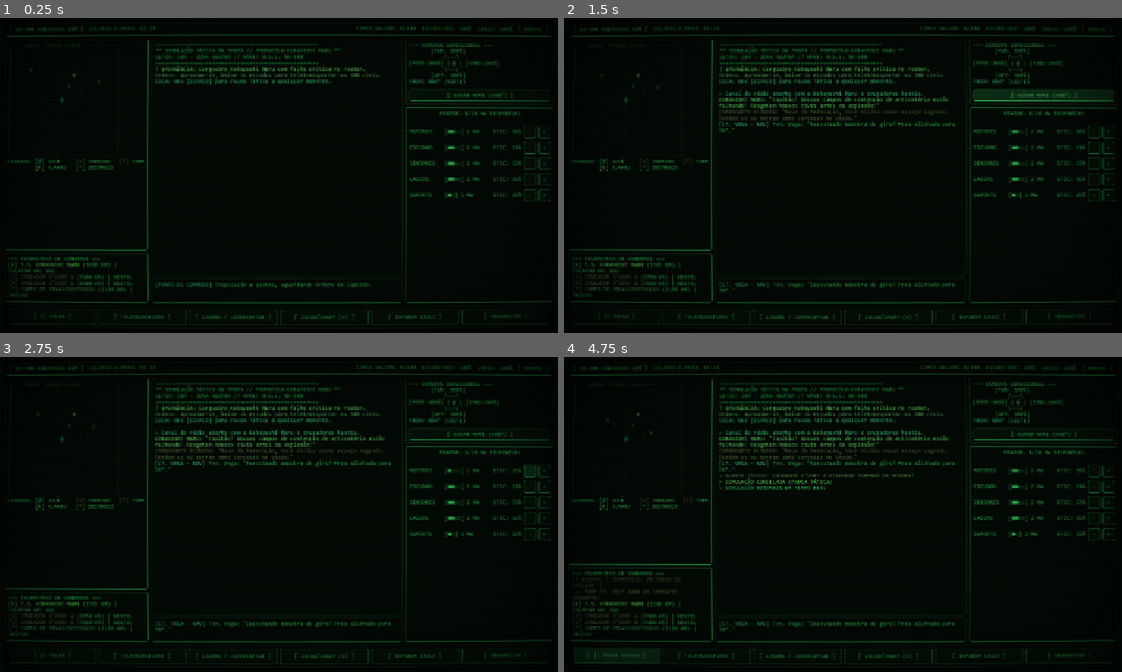
Above: before the commit, frames 1-4 (two rows, left to right).
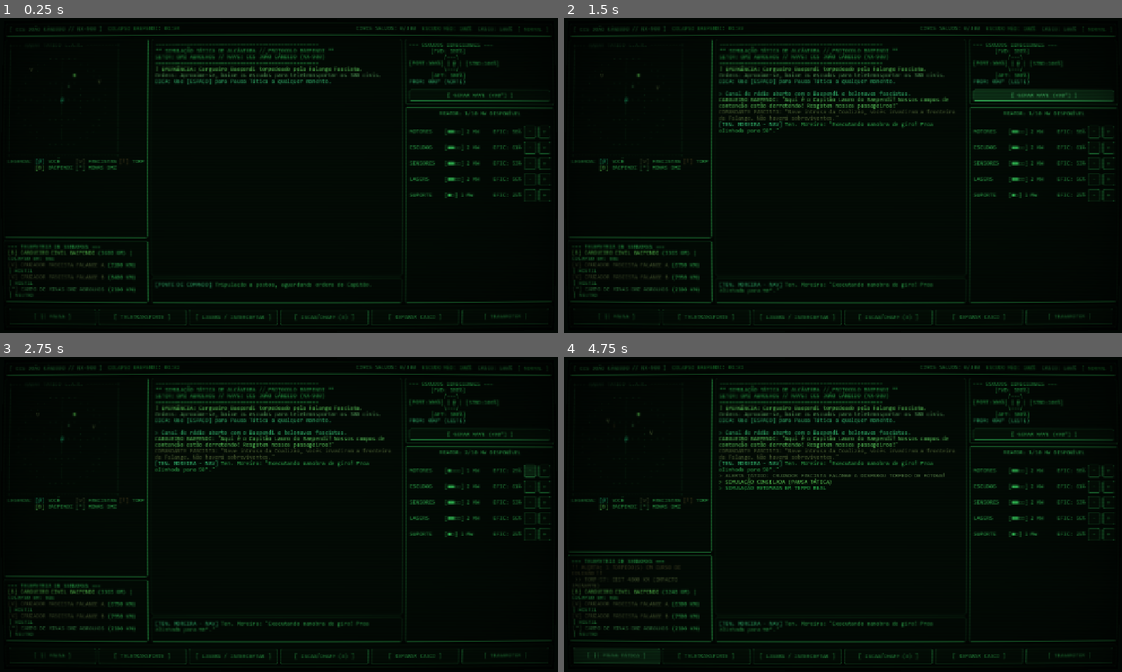
Above: after the commit, the same moments.

Repository: lucasfpastre/scifigame
Game: Godot game, scene res://scenes/main_console.tscn
The game is run twice, just before and just after one commit, with the same random seed, the same clock (stepped at 60 frames per second) and the same inputs.
Inputs:
- Up to frame 1 (0.25 s): no input
- Up to frame 2 (1.5 s): click "[ TRANSMITIR ]" at 0.5 s; click "[ GIRAR NAVE (+90°) ]" at 1.25 s
- Up to frame 3 (2.75 s): click "-" at 2 s
- Up to frame 4 (4.75 s): click "+" at 2.75 s; click "[ || PAUSA ]" at 3.5 s; click "[ ▶ RETOMAR TEMPO ]" at 4.25 s

The runs differ from the first frame. In frame 1, 1.5% of the frame differs, in the area x 1-66%, y 2-89%; in frame 2, 2.8%; in frame 3, 2.8%; in frame 4, 3.1%, in the area x 0-70%, y 2-89%.

Commit message:
feat: transição para lore brasileira original - Protocolo Alcântara, CCS João Cândido (Almirante Negro), Baependi e Falange Fascista

Diff:
--- a/scenes/main_console.tscn
+++ b/scenes/main_console.tscn
@@ -59,13 +59,13 @@
 
 [node name="LblShip" type="Label" parent="Margin/Layout/HeaderPanel/HBox"]
 layout_mode = 2
-text = "[ NX-900 KOBAYASHI SIM ]"
+text = "[ CCS JOÃO CÂNDIDO // NX-900 ]"
 
 [node name="LblCollapseTimer" type="Label" parent="Margin/Layout/HeaderPanel/HBox"]
 unique_name_in_owner = true
 layout_mode = 2
 size_flags_horizontal = 3
-text = "COLAPSO K.MARU: 01:35"
+text = "COLAPSO BAEPENDI: 01:35"
 
 [node name="LblRescued" type="Label" parent="Margin/Layout/HeaderPanel/HBox"]
 unique_name_in_owner = true
--- a/scripts/crew_member.gd
+++ b/scripts/crew_member.gd
@@ -18,16 +18,16 @@
 	match role:
 		Role.PILOT:
 			role_title = "PILOTO / NAVEGAÇÃO"
-			avatar_ascii = "[LT. VEGA - NAV]"
+			avatar_ascii = "[TEN. MOREIRA - NAV]"
 		Role.ENGINEER:
 			role_title = "ENGENHARIA-CHEFE"
-			avatar_ascii = "[CHIEF O'MALLEY]"
+			avatar_ascii = "[ENG. BARBOSA]"
 		Role.SCIENCE:
 			role_title = "CIÊNCIAS / SENSORES"
-			avatar_ascii = "[DRA. T'SERRA]"
+			avatar_ascii = "[DRA. DANDARA]"
 		Role.TACTICAL:
-			role_title = "TÁTICO / ARMAMENTO"
-			avatar_ascii = "[TEN. THORNE]"
+			role_title = "TÁTICO / DEFESA"
+			avatar_ascii = "[TEN. ARARIPE]"
 
 # Retorna a eficiência bônus baseada em confiança e estresse (0.7 a 1.5)
 func get_efficiency_factor() -> float:
--- a/scripts/main_console.gd
+++ b/scripts/main_console.gd
@@ -59,10 +59,10 @@
 	_connect_events()
 
 	_log("[color=#33ff66]====================================================[/color]")
-	_log("[color=#33ff66]** SIMULAÇÃO TÁTICA DA FROTA // PROTOCOLO KOBAYASHI MARU **[/color]")
-	_log("[color=#33ff66]SETOR: 104 - ZONA NEUTRA // NAVE: U.S.S. NX-900[/color]")
+	_log("[color=#33ff66]** SIMULAÇÃO TÁTICA DE ALCÂNTARA // PROTOCOLO BAEPENDI **[/color]")
+	_log("[color=#33ff66]SETOR: DMZ ABROLHOS // NAVE: CCS JOÃO CÂNDIDO (NX-900)[/color]")
 	_log("[color=#33ff66]====================================================[/color]")
-	_log("[color=#ffff66]! EMERGÊNCIA: Cargueiro Kobayashi Maru com falha crítica no reator.[/color]")
+	_log("[color=#ffff66]! EMERGÊNCIA: Cargueiro Baependi torpedeado pela Falange Fascista.[/color]")
 	_log("[color=#ffaaaa]Ordens: Aproxime-se, baixe os escudos para teletransportar os 380 civis.[/color]")
 	_log("[color=#55ffff]DICA: Use [ESPAÇO] para Pausa Tática a qualquer momento.[/color]\n")
 
@@ -81,7 +81,7 @@
 		var collapsed = radar.tick_collapse_timer(delta)
 		_update_header_status()
 		if collapsed:
-			_log("[color=#ff1111]*** CATÁSTROFE: O CASCO DA KOBAYASHI MARU COLAPSOU! ***[/color]")
+			_log("[color=#ff1111]*** CATÁSTROFE: O CASCO DO CARGUEIRO BAEPENDI COLAPSOU! ***[/color]")
 			_log("[color=#ff5555]O cargueiro civil foi destruído com todos os passageiros restantes.[/color]")
 			sfx.play_alert()
 
@@ -137,7 +137,7 @@
 func _process_transporter_tick() -> void:
 	var km_contact = null
 	for c in radar.contacts:
-		if c.id == "KM-01":
+		if c.id == "BAE-01":
 			km_contact = c
 			break
 
@@ -152,7 +152,7 @@
 					ship.transporter_active = false
 					btn_transport.text = "[ TELETRANSPORTE (CONCLUÍDO) ]"
 		else:
-			_log("[color=#ffaa55]> Teletransporte ineficaz: Kobayashi Maru fora de alcance (%d KM). Aproxime-se a < 1200 KM![/color]" % km_contact.distance_km)
+			_log("[color=#ffaa55]> Teletransporte ineficaz: Cargueiro Baependi fora de alcance (%d KM). Aproxime-se a < 1200 KM![/color]" % km_contact.distance_km)
 
 func _setup_power_grid_ui() -> void:
 	var sys_list = ["MOTORES", "ESCUDOS", "SENSORES", "LASERS", "SUPORTE"]
@@ -219,7 +219,7 @@
 
 func _update_header_status() -> void:
 	var time_left = max(0, int(radar.km_collapse_seconds))
-	lbl_collapse_timer.text = "COLAPSO K.MARU: %02d:%02d" % [time_left / 60, time_left % 60]
+	lbl_collapse_timer.text = "COLAPSO BAEPENDI: %02d:%02d" % [time_left / 60, time_left % 60]
 	if time_left < 30 and not radar.km_is_destroyed:
 		lbl_collapse_timer.modulate = Color(1.0, 0.2, 0.2)
 	else:
@@ -385,20 +385,20 @@
 func _on_action_comms() -> void:
 	if is_game_over: return
 	sfx.play_beep(900.0, 0.1, 0.2)
-	_log("[color=#55ffff]> Canal de rádio aberto com a Kobayashi Maru e cruzadores hostis.[/color]")
+	_log("[color=#55ffff]> Canal de rádio aberto com o Baependi e belonaves fascistas.[/color]")
 	if not radar.km_is_destroyed:
-		_log("[color=#ffff77]KOBAYASHI MARU: \"Capitão! Nossos campos de contenção de antimatéria estão falhando! Resgatem nossos civis antes da explosão!\"[/color]")
-	_log("[color=#ff4444]COMANDANTE KLINGON: \"Nave da Federação, você violou nosso espaço sagrado. Rendam-se ou morram como carcaças no vácuo.\"[/color]")
+		_log("[color=#ffff77]CARGUEIRO BAEPENDI: \"Aqui é o Capitão Lauro do Baependi! Nossos campos de contenção estão derretendo! Resgatem nossos passageiros!\"[/color]")
+	_log("[color=#ff4444]COMANDANTE FASCISTA: \"Nave intrusa da Coalizão, vocês invadiram a fronteira da Falange. Não haverá sobreviventes.\"[/color]")
 
 func _game_over(reason: String) -> void:
 	is_game_over = true
 	_log("\n[color=#ff3333]====================================================[/color]")
 	_log("[color=#ff3333]*** %s ***[/color]" % reason)
-	_log("[color=#ffaa33]AVALIAÇÃO DA ACADEMIA DA FROTA ESTELAR:[/color]")
+	_log("[color=#ffaa33]AVALIAÇÃO DA ACADEMIA ESPACIAL DE ALCÂNTARA:[/color]")
 	_log("[color=#ffffaa]- Civis Resgatados: %d / %d[/color]" % [ship.civilians_rescued, ship.total_civilians])
 	_log("[color=#ffffaa]- Tempo de Sobrevivência: %d pulsos táticos[/color]" % tick_count)
 	_log("[color=#ffffaa]- Moral da Tripulação: %d%%[/color]" % ship.crew["PILOT"].trust)
-	_log("[color=#ffffaa]- Veredito: O teste da Kobayashi Maru avalia o caráter diante da derrota inevitável.[/color]")
+	_log("[color=#ffffaa]- Veredito: O Protocolo Baependi avalia a fibra moral e liderança diante do sacrifício inevitável.[/color]")
 	_log("[color=#ff3333]====================================================[/color]")
 
 func _log(bbcode: String) -> void:
--- a/scripts/ship_data.gd
+++ b/scripts/ship_data.gd
@@ -9,7 +9,7 @@
 signal rescue_progress(rescued: int, total: int)
 signal crew_intercom(speaker: String, text: String)
 
-var ship_name: String = "U.S.S. KOBAYASHI-TEST // NX-900"
+var ship_name: String = "CCS JOÃO CÂNDIDO // NX-900"
 var total_power: int = 10
 var hull: int = 100
 var max_hull: int = 100
@@ -45,10 +45,10 @@
 var crew: Dictionary = {}
 
 func _init() -> void:
-	crew["PILOT"] = CrewMemberScript.new(CrewMemberScript.Role.PILOT, "Ten. Vega", 75)
-	crew["ENGINEER"] = CrewMemberScript.new(CrewMemberScript.Role.ENGINEER, "Ch. O'Malley", 80)
-	crew["SCIENCE"] = CrewMemberScript.new(CrewMemberScript.Role.SCIENCE, "Dra. T'Serra", 65)
-	crew["TACTICAL"] = CrewMemberScript.new(CrewMemberScript.Role.TACTICAL, "Ten. Thorne", 70)
+	crew["PILOT"] = CrewMemberScript.new(CrewMemberScript.Role.PILOT, "Ten. Moreira", 75)
+	crew["ENGINEER"] = CrewMemberScript.new(CrewMemberScript.Role.ENGINEER, "Eng. Barbosa", 80)
+	crew["SCIENCE"] = CrewMemberScript.new(CrewMemberScript.Role.SCIENCE, "Dra. Dandara", 65)
+	crew["TACTICAL"] = CrewMemberScript.new(CrewMemberScript.Role.TACTICAL, "Ten. Araripe", 70)
 
 func get_used_power() -> int:
 	var total = 0
--- a/scripts/tactical_radar.gd
+++ b/scripts/tactical_radar.gd
@@ -19,12 +19,12 @@
 	km_collapse_seconds = 95.0
 	km_is_destroyed = false
 
-	# Kobayashi Maru (Cargueiro civil em perigo - Amarelo)
-	contacts.append({
-		"id": "KM-01",
-		"name": "S.S. KOBAYASHI MARU",
+	# Cargueiro Civil Baependi (Em perigo - Amarelo)
+	contacts.append({
+		"id": "BAE-01",
+		"name": "CARGUEIRO CIVIL BAEPENDI",
 		"type": "CIVILIAN_CARGO",
-		"icon": "K",
+		"icon": "B",
 		"color": "#ffff44",
 		"x": 2,
 		"y": -4,
@@ -35,10 +35,10 @@
 		"identified": false
 	})
 
-	# Cruzadores de Batalha Hostis (Inimigos - Vermelho)
-	contacts.append({
-		"id": "WAR-01",
-		"name": "CRUZADOR K'VORT A",
+	# Cruzadores de Ataque da Falange Fascista (Inimigos - Vermelho)
+	contacts.append({
+		"id": "FAL-01",
+		"name": "CRUZADOR FASCISTA FALANGE A",
 		"type": "WARSHIP",
 		"icon": "V",
 		"color": "#ff4444",
@@ -53,8 +53,8 @@
 	})
 
 	contacts.append({
-		"id": "WAR-02",
-		"name": "CRUZADOR K'VORT B",
+		"id": "FAL-02",
+		"name": "CRUZADOR FASCISTA FALANGE B",
 		"type": "WARSHIP",
 		"icon": "V",
 		"color": "#ff4444",
@@ -68,10 +68,10 @@
 		"torpedo_cooldown": 4
 	})
 
-	# Campo de destroços / asteroides (Neutro / Cautela - Verde Oliva)
+	# Campo de minas na Zona Desmilitarizada de Abrolhos
 	contacts.append({
 		"id": "AST-01",
-		"name": "CAMPO DE MINAS/DESTROÇOS",
+		"name": "CAMPO DE MINAS DMZ ABROLHOS",
 		"type": "DEBRIS",
 		"icon": "*",
 		"color": "#88aa77",
@@ -92,7 +92,7 @@
 	if km_collapse_seconds <= 0.0 and not km_is_destroyed:
 		km_is_destroyed = true
 		for c in contacts:
-			if c.id == "KM-01":
+			if c.id == "BAE-01":
 				c.hull = 0
 		return true # Colapsou!
 	return false
@@ -124,13 +124,13 @@
 				tick_result["events"].append("ALERTA TÁTICO: %s DISPAROU TORPEDO DE FÓTONS!" % contact.name)
 				tick_result["new_torpedoes_launched"] = true
 		else:
-			# Se for a Kobayashi Maru e jogador tiver motores
-			if contact.id == "KM-01" and player_engines_eff > 0.0:
+			# Se for o Cargueiro Baependi e jogador tiver motores
+			if contact.id == "BAE-01" and player_engines_eff > 0.0:
 				var approach_rate = int(400 * player_engines_eff)
 				contact.distance_km = max(200, contact.distance_km - approach_rate)
 				if contact.distance_km <= 1000 and not contact.get("transporters_ready", false):
 					contact["transporters_ready"] = true
-					tick_result["events"].append("TELETRANSPORTE PRONTO: Ao alcance dos civis da Kobayashi Maru!")
+					tick_result["events"].append("TELETRANSPORTE PRONTO: Ao alcance dos civis do Baependi!")
 
 	# 2. Atualização dos Torpedos em vôo
 	var surviving_torps: Array[Dictionary] = []
@@ -268,8 +268,8 @@
 		line_str += "[color=#1d552c]|[/color]\n"
 		result += line_str
 	result += "[color=#1d552c]+----------------------------------+[/color]\n"
-	result += "LEGENDA: [color=#00ffff][@][/color] VOCÊ     [color=#ff4444][V][/color] INIMIGO   [color=#ff1111][!][/color] TORPEDO\n"
-	result += "         [color=#ffff44][K][/color] K.MARU   [color=#88aa77][*][/color] DESTROÇO"
+	result += "LEGENDA: [color=#00ffff][@][/color] VOCÊ     [color=#ff4444][V][/color] FASCISTAS [color=#ff1111][!][/color] TORPEDO\n"
+	result += "         [color=#ffff44][B][/color] BAEPENDI [color=#88aa77][*][/color] MINAS DMZ"
 	return result
 
 func get_contact_telemetry(sensor_efficiency: float) -> String:
@@ -284,7 +284,7 @@
 	for c in contacts:
 		var dist_str = "%d KM" % c.distance_km if sensor_efficiency >= 0.5 else "ESTIMADA ~%d KM" % (c.distance_km + (randi() % 500 - 250))
 		var status_str = ""
-		if c.id == "KM-01":
+		if c.id == "BAE-01":
 			status_str = " | COLAPSO EM: %ds" % int(km_collapse_seconds) if not km_is_destroyed else " | DESTRUÍDA"
 		elif sensor_efficiency >= 0.75:
 			status_str = " | CASCO: %d%% | ESCUDO: %d%%" % [c.hull, c.shield]
